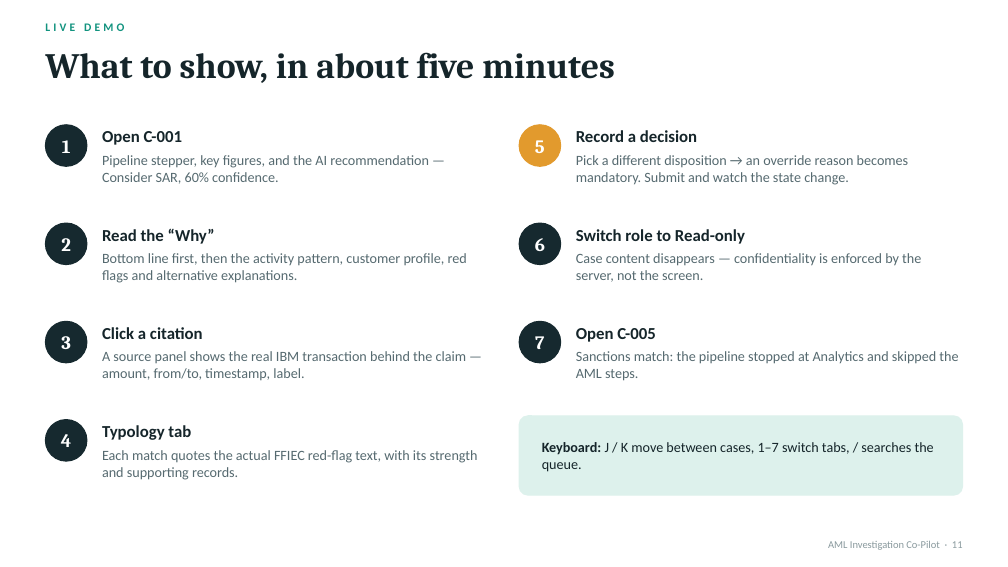
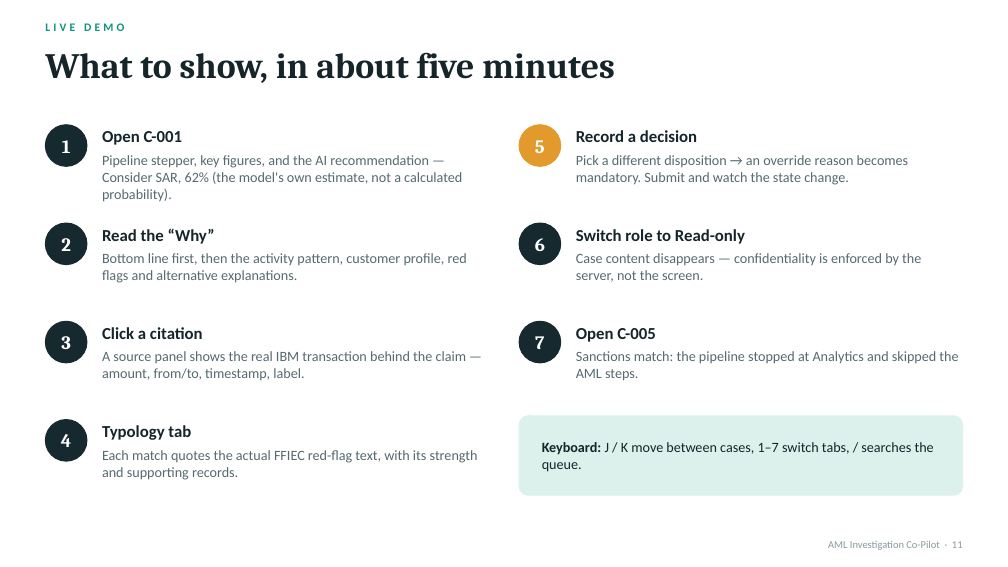
Before and after one commit to Ajoshith/AML-copilot, a slide deck: slide 11 of OneDrive/Desktop/cloud_reboot_projects/aml-copilot/docs/AML_CoPilot_Demo.pptx. Drawn at 1008x567 pixels with LibreOffice and Linux fonts; fonts in the diff are those of the drawing. Boxes give left, top, right and bottom in pixels: in the first picture for what was removed or moved away, otherwise in the second. Text is boxed around its words. In the diff, an @@ line names an element or a change of style, - is before the commit and + after.

```diff
--- a/OneDrive/Desktop/cloud_reboot_projects/aml-copilot/docs/AML_CoPilot_Demo.pptx
+++ b/OneDrive/Desktop/cloud_reboot_projects/aml-copilot/docs/AML_CoPilot_Demo.pptx
@@ text at [102, 155, 462, 202]: text changed @@
-Pipeline stepper, key figures, and the AI recommendation — Consider SAR, 60% confidence.
+Pipeline stepper, key figures, and the AI recommendation — Consider SAR, 62% (the model's own estimate, not a calculated probability).
```
Also in this commit, not shown: 2 other slides changed, 40 other files.
